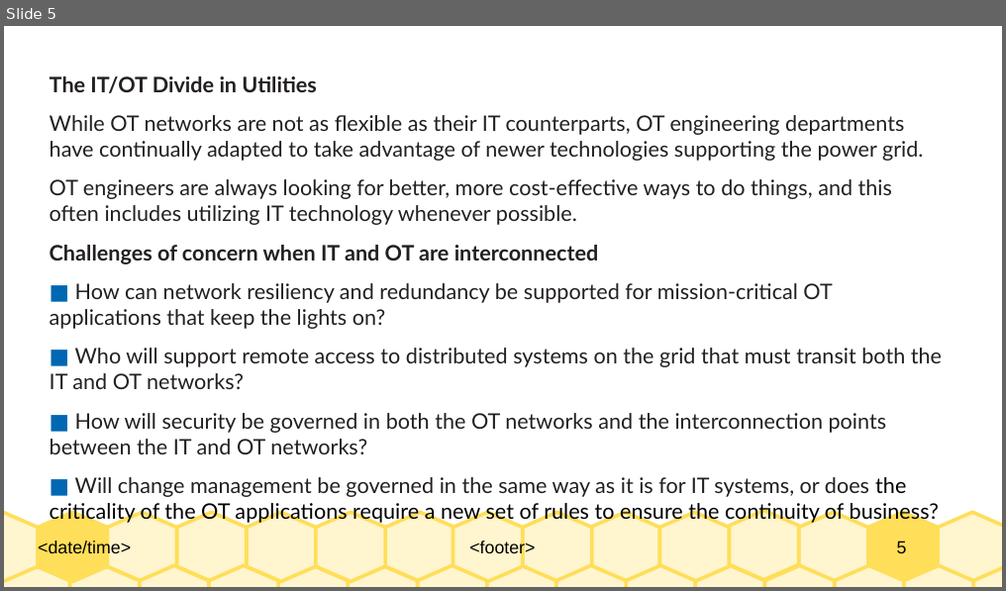
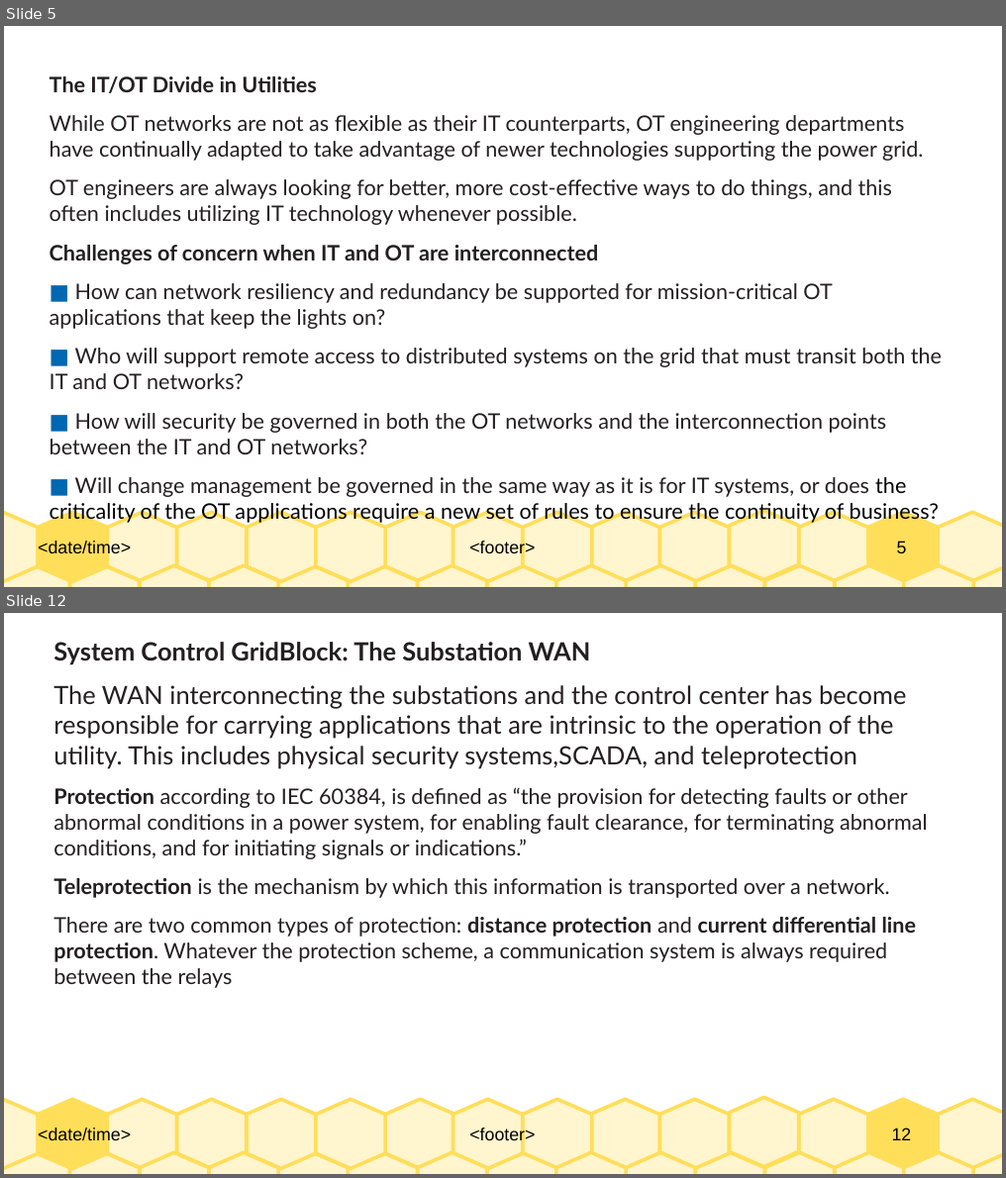
Before and after one commit to Dihfahsih1/Masters-Software-Engineering, a slide deck: yr-sem1/IoT/chapter-11-summary.odp. Shown one above the other, each under a label of ours: slide 5 before the commit, slides 5 and 12 after it; the slides between them are not shown. The pictures are 1006x591 and 1006x1178 pixels, drawn with LibreOffice and Linux fonts; fonts in the diff are those of the drawing. Boxes give left, top, right and bottom in pixels: in the first picture for what was removed or moved away, otherwise in the second. Text is boxed around its words. In the diff, an @@ line names an element or a change of style, - is before the commit and + after.

```diff
--- a/yr-sem1/IoT/chapter-11-summary.odp
+++ b/yr-sem1/IoT/chapter-11-summary.odp
@@ slide 12 added at <box>4,613,1002,1174</box>, background #FFFFFF; not listed: 33 template elements that a slide beside it also shows @@
@@ text added at <box>54,642,928,988</box>, 17 pt, text #231F20 @@
+System Control GridBlock: The Substation WAN
+The WAN interconnecting the substations and the control center has become responsible for carrying applications that are intrinsic to the operation of the utility. This includes physical security systems,SCADA, and teleprotection
+Protection according to IEC 60384, is defined as “the provision for detecting faults or other abnormal conditions in a power system, for enabling fault clearance, for terminating abnormal conditions, and for initiating signals or indications.”
+Teleprotection is the mechanism by which this information is transported over a network.
+There are two common types of protection: distance protection and current differential line protection. Whatever the protection scheme, a communication system is always required between the relays
```
Also in this commit, not shown: 11 other slides added.
